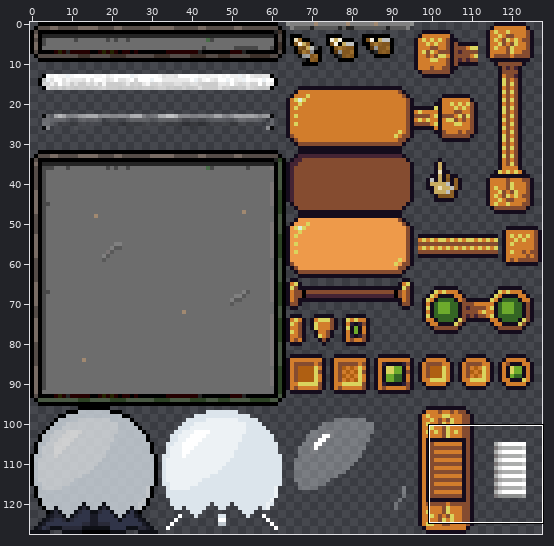
Sprite sheet: demos/imgs/ui.png. Above, an overview of the earlier version with the close-up marked.
Close-up. Before the edit:
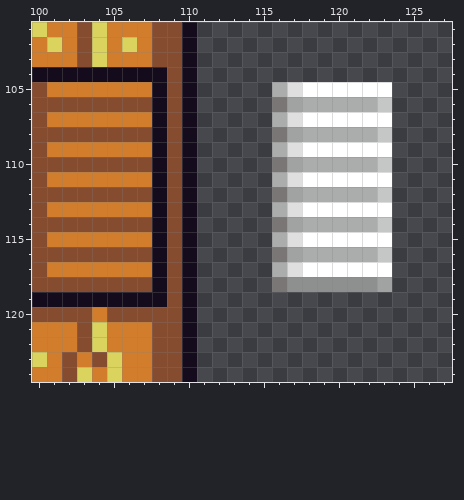
The file is 128x128 pixels. Pixels under 10% opacity are left out. Colours within 5 levels of each other are drawn and written as one. Shown: x 100..127, y 101..124.
Now the later version:
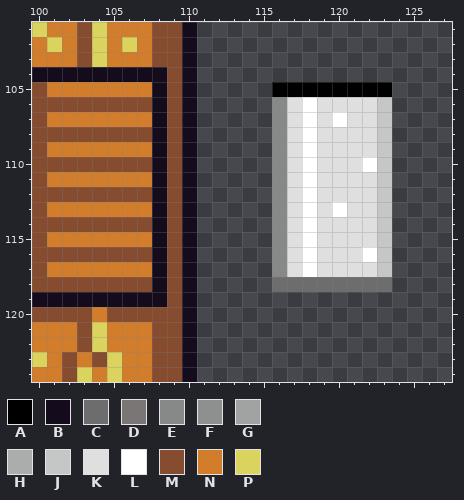
Palette (. is transparent): A #000000  B #140c1c  C #6d6d6d  D #7b7676  E #878888  F #8e908f  G #a1a2a2  H #abadac  J #c5c6c6  K #dfdfdf  L #ffffff  M #854c30  N #d27d2c  P #dad45e
From old to new:
@@ x 114..125 @@
 104 ............
-105 ..HKLLLLLL..
-106 ..DGHHHHHJ..
-107 ..HKLLLLLL..
-108 ..DGHHHHHJ..
-109 ..HKLLLLLL..
-110 ..DGHHHHHJ..
-111 ..HKLLLLLL..
-112 ..DGHHHHHJ..
-113 ..HKLLLLLL..
-114 ..DGHHHHHJ..
-115 ..HKLLLLLL..
-116 ..DGHHHHHJ..
-117 ..HKLLLLLL..
-118 ..DFFFFFFG..
+105 ..AAAAAAAA..
+106 ..EKLKKKKJ..
+107 ..EKLKLKKJ..
+108 ..EKLKKKKJ..
+109 ..EKLKKKKJ..
+110 ..EKLKKKLJ..
+111 ..EKLKKKKJ..
+112 ..EKLKKKKJ..
+113 ..EKLKLKKJ..
+114 ..EKLKKKKJ..
+115 ..EKLKKKKJ..
+116 ..EKLKKKLJ..
+117 ..EKLKKKKJ..
+118 ..CCCCCCCC..
 119 ............
Changed places in both close-ups, as pixel boxes (x1, y1, x2, y2):
changed: (272, 82, 392, 292)
